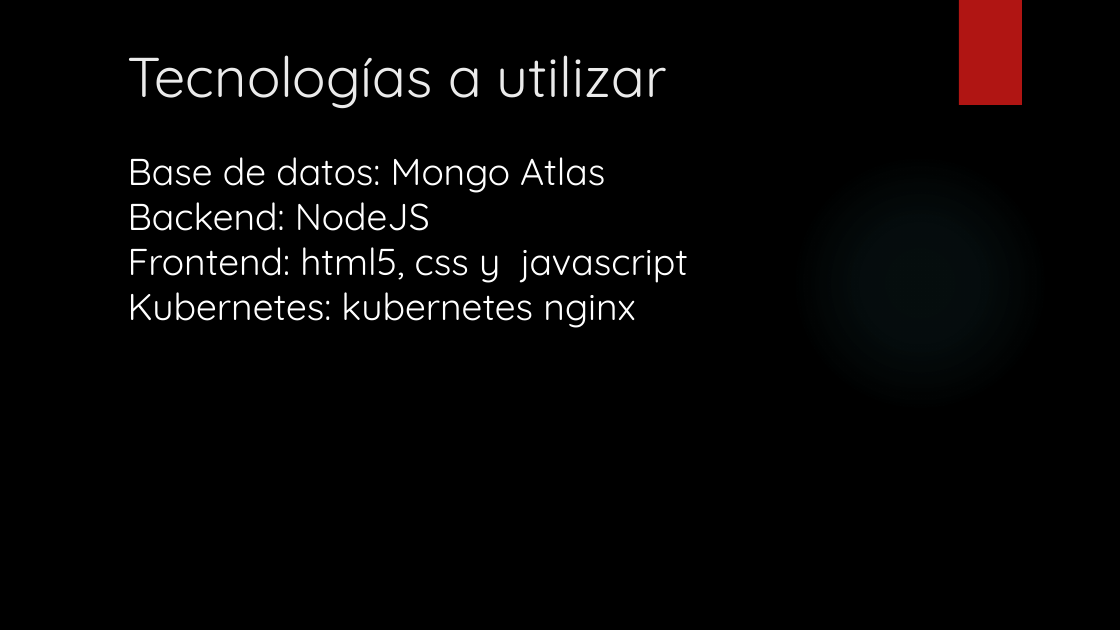
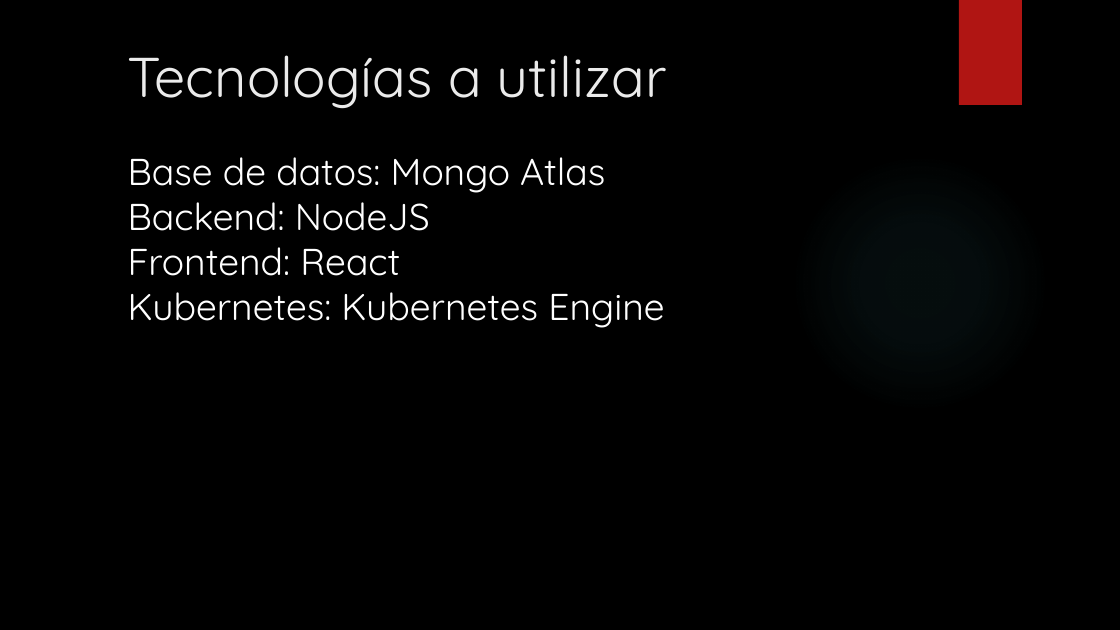
Before and after one commit to edaral3/SO1-Final, a slide deck: slide 5 of SO1 Final.pptx. Drawn at 1120x630 pixels with LibreOffice and Linux fonts; fonts in the diff are those of the drawing; background and template pictures are left out. Boxes give left, top, right and bottom in pixels: in the first picture for what was removed or moved away, otherwise in the second. Text is boxed around its words. In the diff, an @@ line names an element or a change of style, - is before the commit and + after.

```diff
--- a/SO1 Final.pptx
+++ b/SO1 Final.pptx
@@ text at (128, 247, 664, 328): text changed @@
-Frontend: html5, css y javascript
-Kubernetes: kubernetes nginx
+Frontend: React
+Kubernetes: Kubernetes Engine
```
Also in this commit, not shown: 1 other slide changed, 1 other file.
